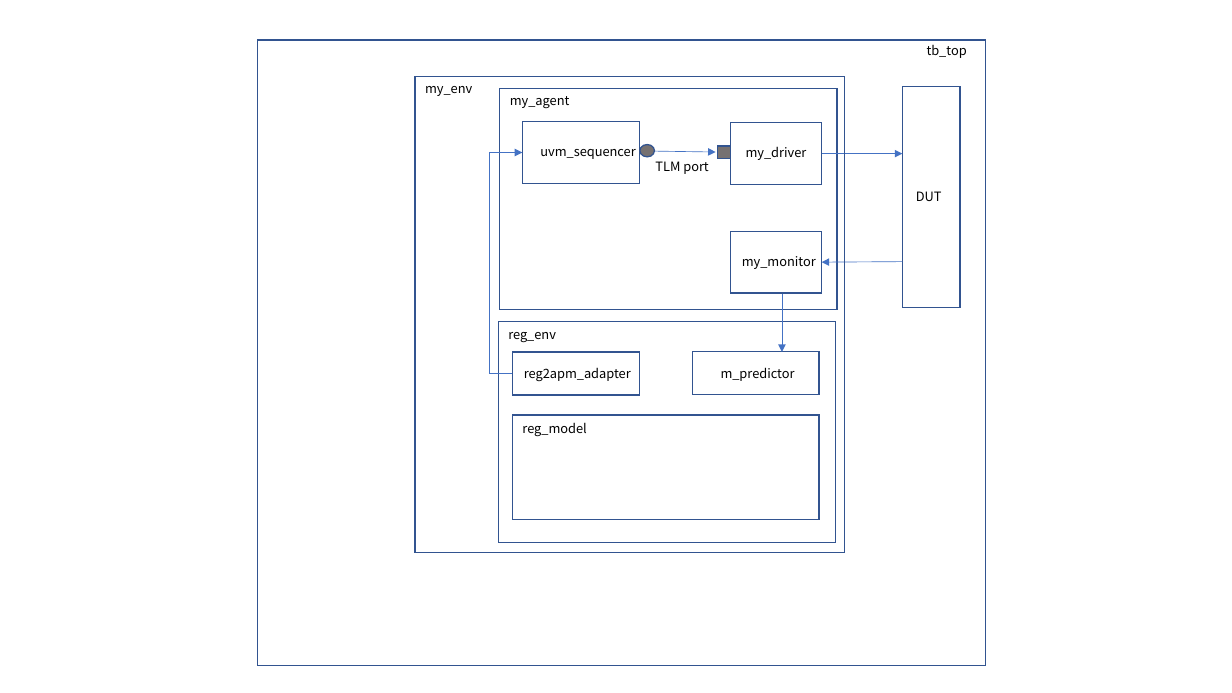
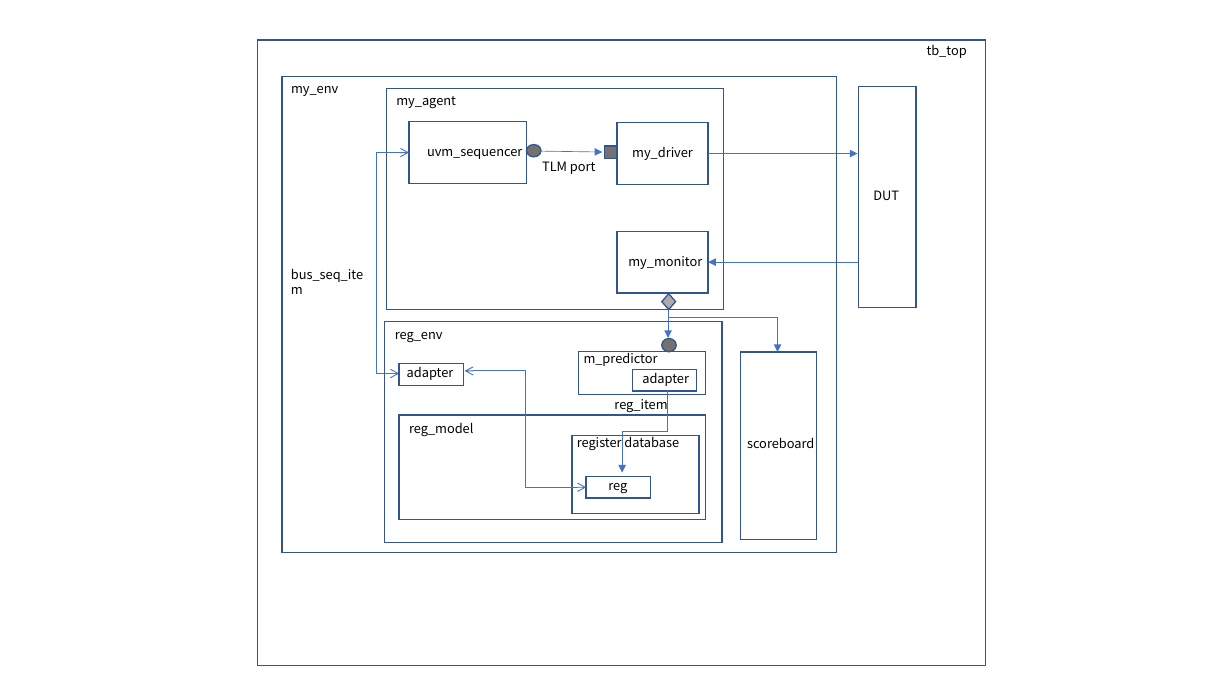
Before and after one commit to JongSeob/Project-UVM, a slide deck: slide 1 of Gyuyeol/UVM_Block_Diagram.pptx. Drawn at 1232x693 pixels with LibreOffice and Linux fonts; fonts in the diff are those of the drawing. Boxes give left, top, right and bottom in pixels: in the first picture for what was removed or moved away, otherwise in the second. Text is boxed around its words. In the diff, an @@ line names an element or a change of style, - is before the commit and + after.

Commit message:
update

```diff
--- a/Gyuyeol/UVM_Block_Diagram.pptx
+++ b/Gyuyeol/UVM_Block_Diagram.pptx
@@ text "my_env": place and size @@
-text "my_env" at <box>425,86,472,96</box>
+text "my_env" at <box>291,86,338,96</box>
@@ rectangle: place and size @@
-rectangle at <box>415,77,845,553</box>
+rectangle at <box>282,77,836,553</box>
@@ rectangle: place and size @@
-rectangle at <box>903,86,960,307</box>
+rectangle at <box>859,86,916,307</box>
@@ 8 rectangles, 7 texts, 1 ellipse, 1 arrow, 1 elbow double arrow: place and size @@
-8 rectangles, 7 texts, 1 ellipse, 1 arrow, 1 elbow double arrow at <box>490,89,837,543</box>
+8 rectangles, 7 texts, 1 ellipse, 1 arrow, 1 elbow double arrow at <box>376,89,724,543</box>
@@ elbow arrow (399, 373) - (409, 152): elbow arrow to elbow double arrow; stroke #4472C4 0.5 pt to #4472C4 0.75 pt @@
@@ arrow moved from (822, 153) - (903, 153) to (708, 153) - (858, 153) @@
@@ text "DUT": place and size @@
-text "DUT" at <box>916,191,942,201</box>
+text "DUT" at <box>873,190,899,200</box>
@@ text added at <box>291,268,363,282</box>, 10 pt, text #000000 @@
+bus_seq_item
@@ arrow moved from (903, 262) - (822, 262) to (858, 262) - (708, 262) @@
@@ diamond added at <box>662,294,676,310</box>, fill #AFABAB, outline #325491 1 pt @@
@@ arrow moved from (782, 294) - (782, 352) to (668, 294) - (668, 338) @@
@@ elbow arrow added from (668, 317) to (778, 352), #4472C4 0.5 pt @@
@@ text "m_predictor": place and size @@
-text "m_predictor" at <box>721,367,795,381</box>
+text "m_predictor" at <box>584,351,658,366</box>
@@ ellipse added at <box>662,338,677,351</box>, fill #767171, outline #325491 1 pt @@
@@ rectangle added at <box>740,352,816,540</box>, outline #325491 1 pt @@
@@ rectangle added at <box>399,363,464,385</box>, outline #325491 1 pt @@
@@ text at <box>407,367,454,380</box>: text changed @@
-reg2apm_adapter
+adapter
@@ elbow double arrow added from (586, 487) to (465, 371), #4472C4 0.75 pt @@
@@ rectangle: place and size @@
-rectangle at <box>513,352,640,396</box>
+rectangle at <box>632,370,697,392</box>
@@ text added at <box>642,372,689,386</box>, 10 pt, text #000000 @@
+adapter
@@ text added at <box>614,399,667,413</box>, 10 pt, text #000000 @@
+reg_item
@@ elbow arrow added from (668, 391) to (622, 473), #4472C4 0.5 pt @@
@@ rectangle added at <box>572,435,699,514</box>, outline #325491 1 pt @@
@@ text added at <box>577,435,679,450</box>, 10 pt, text #000000 @@
+register database
@@ text added at <box>747,437,814,448</box>, 10 pt, text #000000 @@
+scoreboard
@@ rectangle added at <box>586,476,651,498</box>, outline #325491 1 pt @@
@@ text added at <box>608,483,627,494</box>, 10 pt, text #000000 @@
+reg
```
